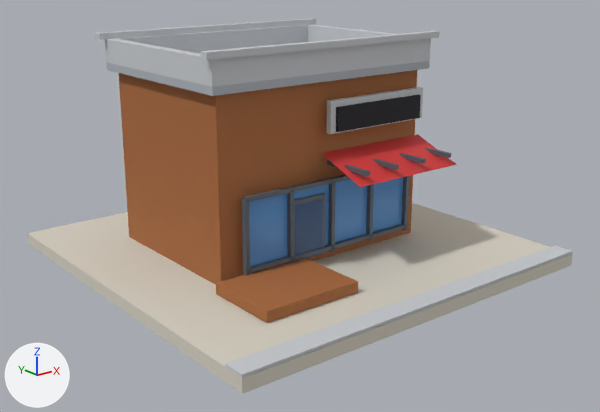
Before and after pictures for a commit that changed the glTF model public/models/v2/14_lod1.glb.
Rendered twice from a camera (50 mm lens) standing at (-1.193, -1.53, 0.732) and looking at (-0.007, -0.046, 0.139). Lighting does not change. The marker at lower left points along +X, +Y and +Z. The picture after the commit comes second.

The first picture shows 'b14_v2_lod1'.
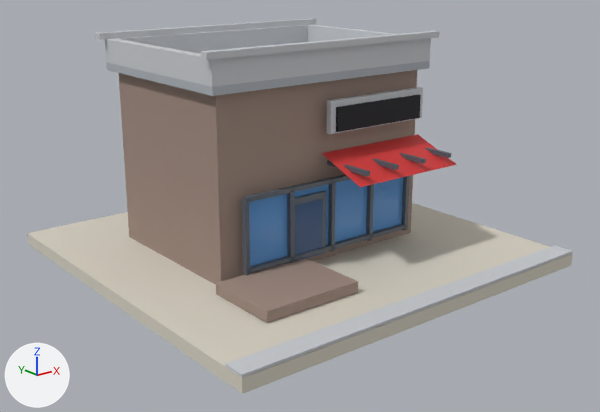
The change, as a diff of the scene's bpy script:
```diff
--- a/public/models/v2/14_lod1.glb.py
+++ b/public/models/v2/14_lod1.glb.py
@@ mat_wall_wood @@
 n2 = _N.new('ShaderNodeMix'); n2.name = 'Mix'
 n2.inputs[0].default_value = 1.0  # 'Factor'
-n2.inputs[7].default_value = (0.392, 0.138, 0.0423, 1.0)  # 'B', brown #a8683a
+n2.inputs[7].default_value = (0.342, 0.25, 0.209, 1.0)  # 'B', brown #9e897e
 n3 = _N.new('ShaderNodeVertexColor'); n3.name = 'Color Attribute'
```

Where the change shows, as pixel boxes (x1, y1, x2, y2) in the pictures (600 x 412 px):
'b14_v2_lod1', surface changed: (117, 68, 419, 325) in both
